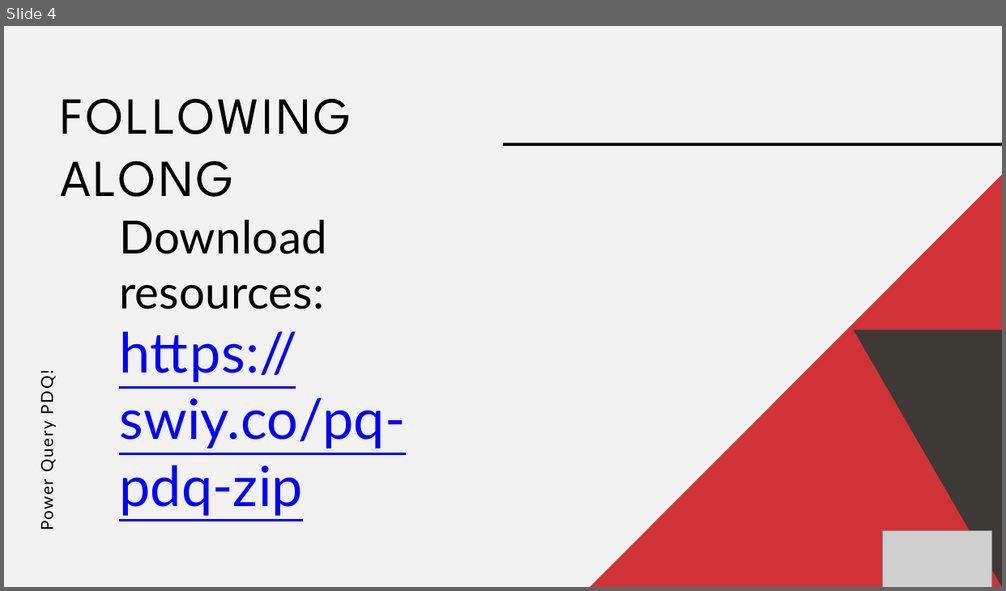
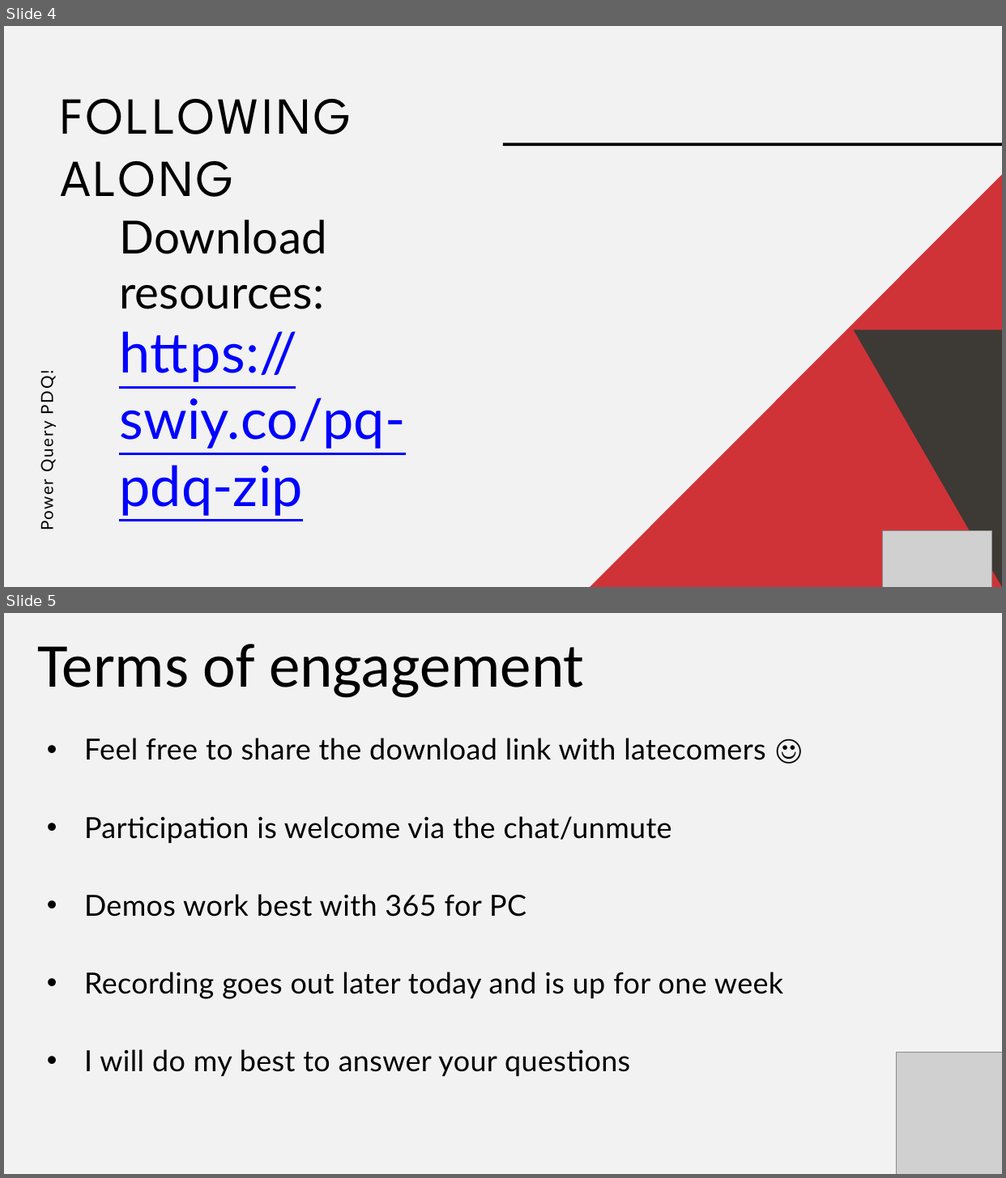
Before and after one commit to stringfestdata/pq-pdq, a slide deck: pq-pdq.pptx. Shown one above the other, each under a label of ours: slide 4 before the commit, slides 4 and 5 after it. The pictures are 1006x591 and 1006x1178 pixels, drawn with LibreOffice and Linux fonts; fonts in the diff are those of the drawing; grey boxes stand for pictures. Boxes give left, top, right and bottom in pixels: in the first picture for what was removed or moved away, otherwise in the second. Text is boxed around its words. In the diff, an @@ line names an element or a change of style, - is before the commit and + after.

```diff
--- a/pq-pdq.pptx
+++ b/pq-pdq.pptx
@@ slide 5 added at (4,613,1002,1174), background #F2F2F2 @@
@@ text added at (37,644,584,698), 90 pt, text #000000 @@
+Terms of engagement
@@ text added at (84,738,783,1076), 42 pt, text #000000 @@
+• Feel free to share the download link with latecomers ☺
+• Participation is welcome via the chat/unmute
+• Demos work best with 365 for PC
+• Recording goes out later today and is up for one week
+• I will do my best to answer your questions
@@ picture added at (896,1053,1002,1174) @@
```
Also in this commit, not shown: 1 other slide added.
